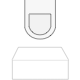
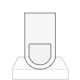
Comparing the layer stacks of the two 80px x 80px images. Changes:
showed "04.png" over [11, 12, 69, 70]
hid "08.png" over [11, 0, 69, 70]
